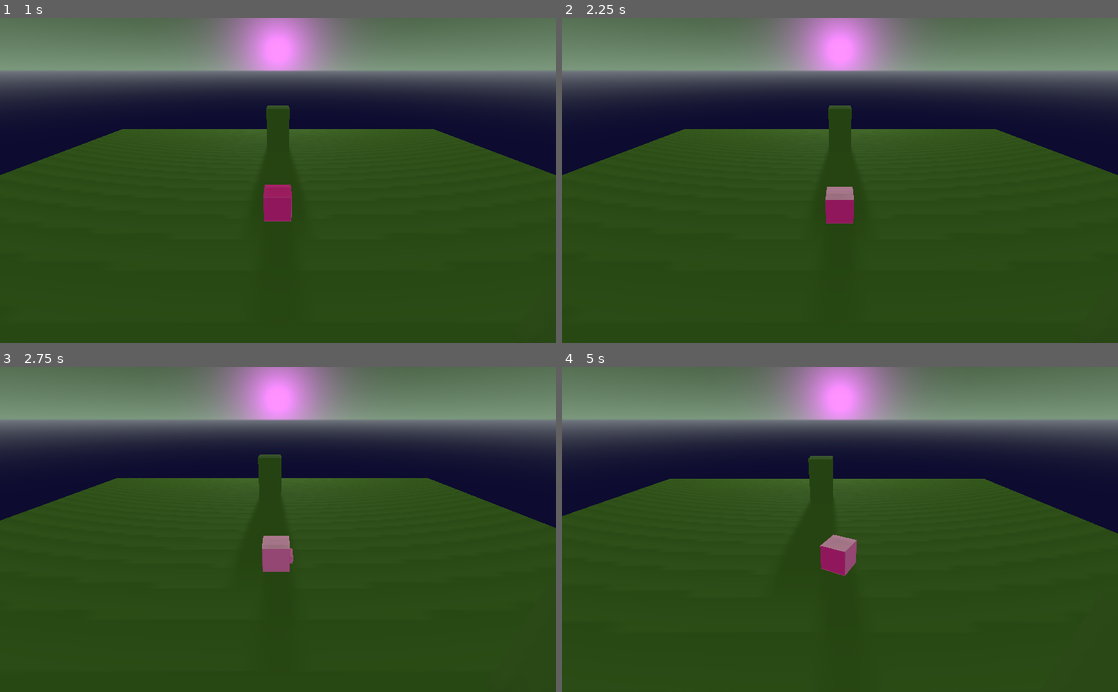
Above: before the commit, frames 1-4 (two rows, left to right).
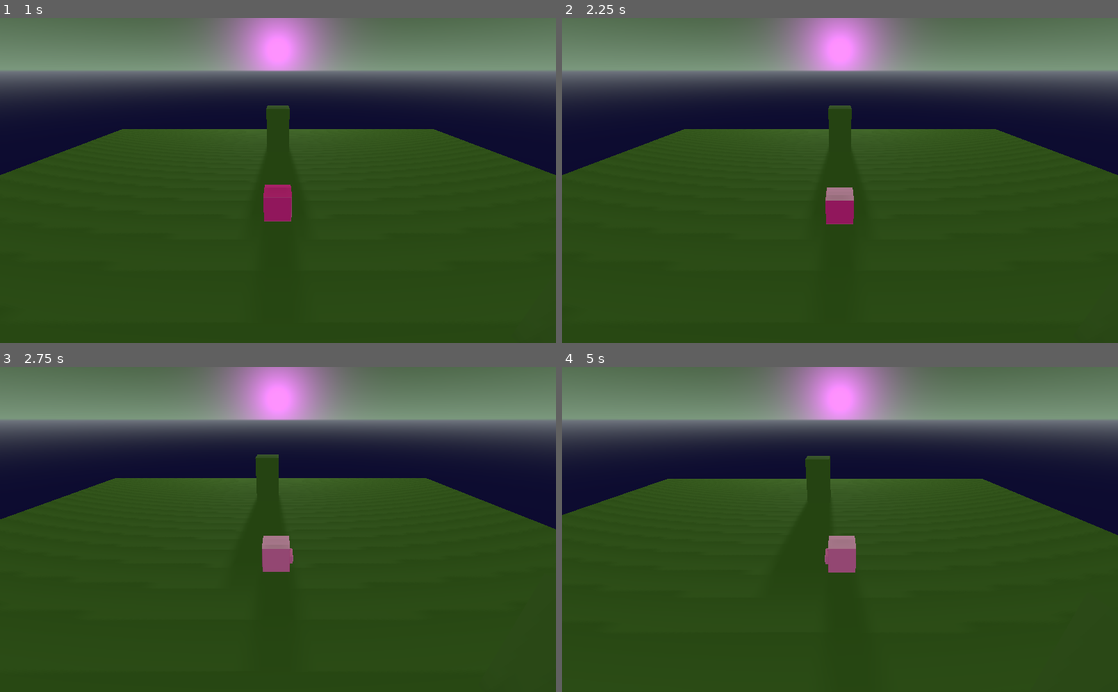
Above: after the commit, the same moments.

Repository: efraser5005/GGJ2023
Game: Godot game, scene res://PlayScene.tscn
The game is run twice, just before and just after one commit, with the same random seed, the same clock (stepped at 60 frames per second) and the same inputs.
Inputs:
- Up to frame 1 (1 s): tap Enter (ui_accept) at 0.5, 0.77 s; hold Right (ui_right) from 0.53 s (still down)
- Up to frame 2 (2.25 s): release Right (ui_right) at 1.28 s; hold Down (ui_down) 1.28-2.03 s; tap Enter (ui_accept) at 1.52 s; hold Right (ui_right) from 2.03 s (still down)
- Up to frame 3 (2.75 s): keep holding Right (ui_right)
- Up to frame 4 (5 s): release Right (ui_right) at 2.78 s; hold Up (ui_up) 2.78-3.53 s; tap Enter (ui_accept) at 3.02, 3.77, 4.52 s; hold Left (ui_left) from 3.53 s (still down)

Frame 1 is identical in both runs. In frame 2, less than 0.1% of the frame differs, in the area x 47-53%, y 51-64%; in frame 3, 0.2%; in frame 4, 0.7%, in the area x 0-100%, y 27-65%.

Commit message:
Update pig jumping skills

Diff:
--- a/godot_project/JumpStomp.tres
+++ b/godot_project/JumpStomp.tres
@@ -2,7 +2,7 @@
 
 [resource]
 resource_name = "JumpStomp"
-length = 1.9
+length = 1.85
 step = 0.01
 tracks/0/type = "bezier"
 tracks/0/path = NodePath("MeshAnchor/MeshAnimationAnchor:translation:x")
@@ -22,7 +22,7 @@
 tracks/1/enabled = true
 tracks/1/keys = {
 "points": PoolRealArray( 0, -0.25, 0, 0.25, 0, 0.5, -0.25, 0, 0.25, 0, 0, -0.25, 0, 0.25, 0, 0, -0.25, 0, 0.25, 0, 0.5, -0.25, 0, 0.25, 0, 0, -0.25, 0, 0.25, 0 ),
-"times": PoolRealArray( 0, 0.3, 0.54, 1.48, 1.63, 1.83 )
+"times": PoolRealArray( 0, 0.3, 0.54, 1.43, 1.58, 1.78 )
 }
 tracks/2/type = "bezier"
 tracks/2/path = NodePath("MeshAnchor/MeshAnimationAnchor:translation:z")
@@ -42,7 +42,7 @@
 tracks/3/enabled = true
 tracks/3/keys = {
 "points": PoolRealArray( 0, -0.25, 0, 0.25, 0, -90, -0.25, 0, 0.25, 0, -90, -0.25, 0, 0.25, 0, 0, -0.25, 0, 0.25, 0 ),
-"times": PoolRealArray( 0.15, 0.46, 1.53, 1.73 )
+"times": PoolRealArray( 0.15, 0.46, 1.48, 1.68 )
 }
 tracks/4/type = "bezier"
 tracks/4/path = NodePath("MeshAnchor/MeshAnimationAnchor:rotation_degrees:y")
@@ -52,7 +52,7 @@
 tracks/4/enabled = true
 tracks/4/keys = {
 "points": PoolRealArray( 0, -0.25, 0, 0.25, 0, -25, -0.25, 0, 0.25, 0, 25, -0.25, 0, 0.25, 0, -25, -0.25, 0, 0.25, 0, 0, -0.25, 0, 0.25, 0 ),
-"times": PoolRealArray( 0.64, 0.82, 1.04, 1.28, 1.48 )
+"times": PoolRealArray( 0.59, 0.77, 0.99, 1.23, 1.43 )
 }
 tracks/5/type = "bezier"
 tracks/5/path = NodePath("MeshAnchor/MeshAnimationAnchor:rotation_degrees:z")
